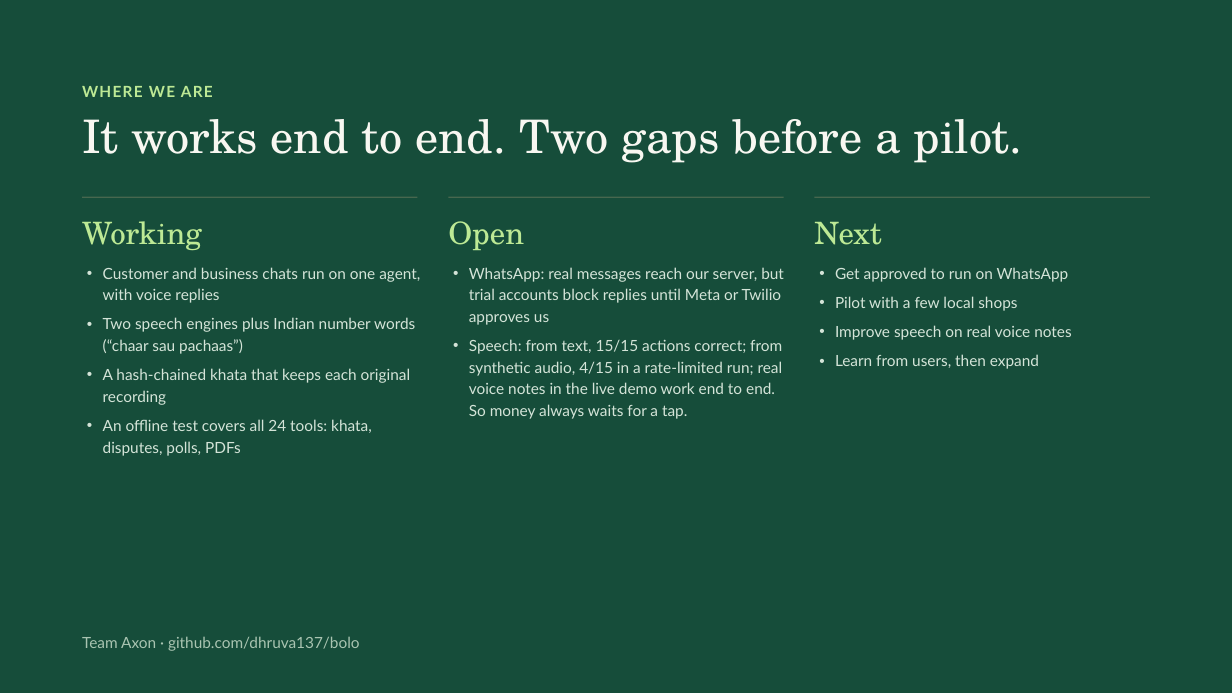
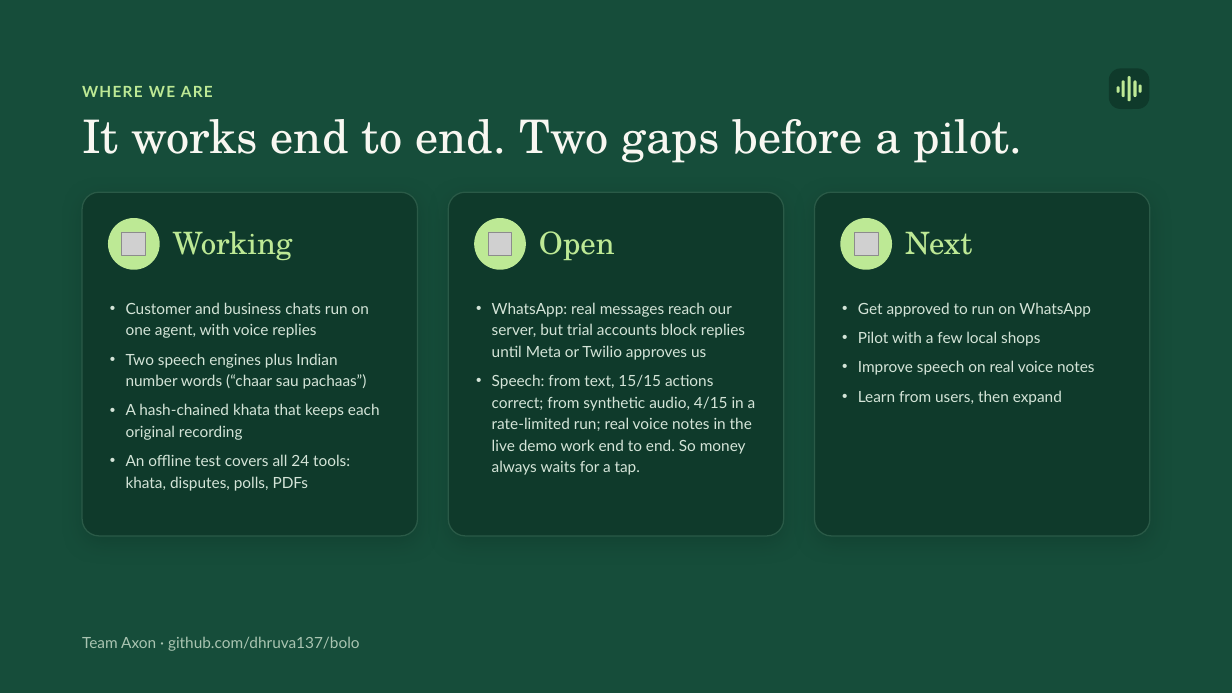
Before and after one commit to dhruva137/bolo, a slide deck: slide 4 of docs/Bolo-pitch.pptx. Drawn at 1232x693 pixels with LibreOffice and Linux fonts; fonts in the diff are those of the drawing; grey boxes stand for pictures. Boxes give left, top, right and bottom in pixels: in the first picture for what was removed or moved away, otherwise in the second. Text is boxed around its words. In the diff, an @@ line names an element or a change of style, - is before the commit and + after.

```diff
--- a/docs/Bolo-pitch.pptx
+++ b/docs/Bolo-pitch.pptx
@@ rounded rectangle added at (x1=1109, y1=68, x2=1150, y2=109), fill #0F3A2B @@
@@ rounded rectangle added at (x1=1116, y1=86, x2=1119, y2=92), fill #BDE995 @@
@@ rounded rectangle added at (x1=1122, y1=80, x2=1125, y2=97), fill #BDE995 @@
@@ rounded rectangle added at (x1=1128, y1=76, x2=1130, y2=101), fill #BDE995 @@
@@ rounded rectangle added at (x1=1134, y1=80, x2=1137, y2=97), fill #BDE995 @@
@@ rounded rectangle added at (x1=1139, y1=85, x2=1141, y2=93), fill #BDE995 @@
@@ line removed from (82, 198) to (418, 198) @@
@@ rounded rectangle added at (x1=82, y1=192, x2=418, y2=536), fill #0F3A2B, outline #2A5A47 1 pt @@
@@ line removed from (448, 198) to (784, 198) @@
@@ rounded rectangle added at (x1=448, y1=192, x2=784, y2=536), fill #0F3A2B, outline #2A5A47 1 pt @@
@@ line removed from (814, 198) to (1150, 198) @@
@@ rounded rectangle added at (x1=814, y1=192, x2=1150, y2=536), fill #0F3A2B, outline #2A5A47 1 pt @@
@@ ellipse added at (x1=108, y1=218, x2=160, y2=270), fill #BDE995 @@
@@ picture added at (x1=122, y1=232, x2=146, y2=256) @@
@@ text "Working" moved from (x1=82, y1=221, x2=202, y2=250) to (x1=173, y1=231, x2=293, y2=260) @@
@@ ellipse added at (x1=474, y1=218, x2=526, y2=270), fill #BDE995 @@
@@ picture added at (x1=488, y1=232, x2=512, y2=256) @@
@@ text "Open" moved from (x1=448, y1=221, x2=524, y2=250) to (x1=539, y1=231, x2=615, y2=260) @@
@@ ellipse added at (x1=840, y1=218, x2=892, y2=270), fill #BDE995 @@
@@ picture added at (x1=855, y1=232, x2=879, y2=256) @@
@@ text "Next" moved from (x1=814, y1=222, x2=881, y2=245) to (x1=905, y1=232, x2=972, y2=255) @@
@@ text "Customer and business chats run ..." rewrapped from (x1=103, y1=267, x2=420, y2=456) to (x1=126, y1=302, x2=380, y2=491) @@
@@ text "WhatsApp: real messages reach our ..." rewrapped from (x1=469, y1=267, x2=784, y2=419) to (x1=492, y1=302, x2=756, y2=475) @@
@@ text "Get approved to run on ..." moved from (x1=835, y1=267, x2=1071, y2=369) to (x1=858, y1=302, x2=1094, y2=405) @@
```
Also in this commit, not shown: 4 other slides changed.
